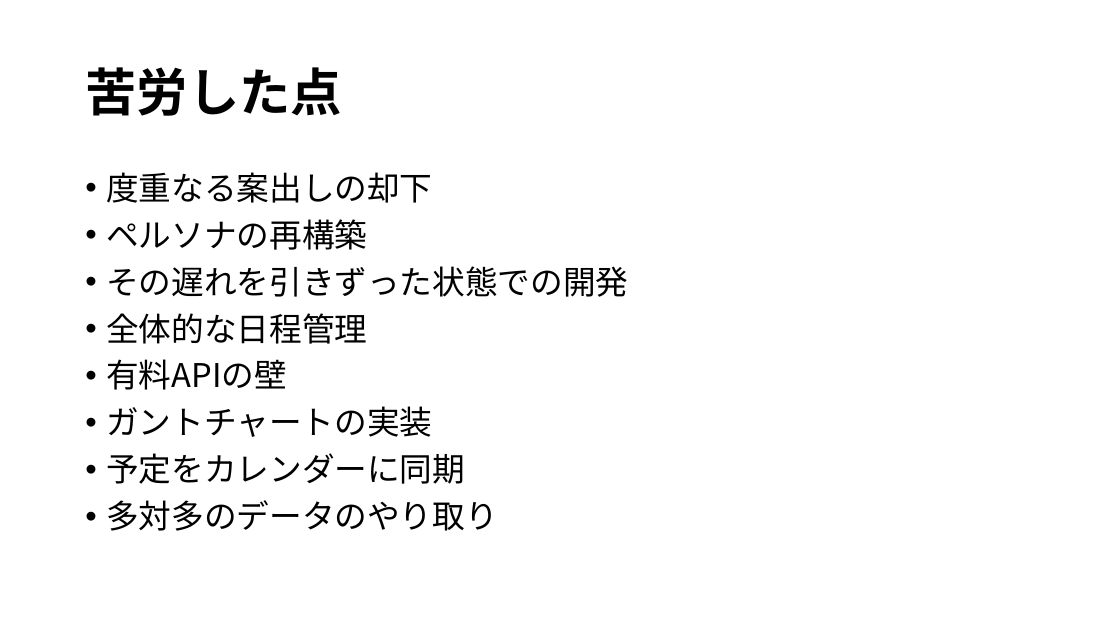
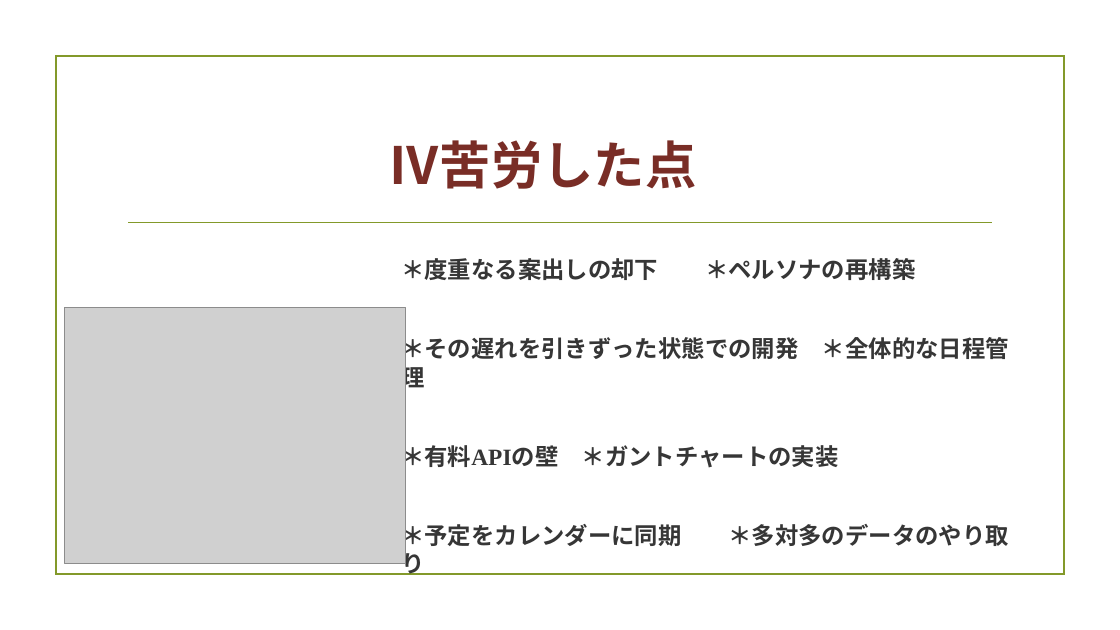
Before and after one commit to plusdojo2025/A5, a slide deck: slide 6 of documents/発表準備/6月成果発表会.pptx. Drawn at 1120x630 pixels with LibreOffice and Linux fonts; fonts in the diff are those of the drawing; grey boxes stand for pictures; background and template pictures are left out. Boxes give left, top, right and bottom in pixels: in the first picture for what was removed or moved away, otherwise in the second. Text is boxed around its words. In the diff, an @@ line names an element or a change of style, - is before the commit and + after.

```diff
--- a/documents/発表準備/6月成果発表会.pptx
+++ b/documents/発表準備/6月成果発表会.pptx
@@ rectangle added at [55,56,1064,575], outline #83992A 1.25 pt @@
@@ title removed at [85,67,342,116] @@
-苦労した点
@@ text added at [388,140,696,189], 44 pt, text #7A2D26, bold @@
+Ⅳ苦労した点
@@ line added from (129, 223) to (992, 223), #83992A 1.25 pt @@
@@ text at [401,258,1009,551]: text changed; size 28 to 20 pt; font Noto Sans CJK JP to Times New Roman; text colour #000000 to #363636; bold on @@
-• 度重なる案出しの却下
-• ペルソナの再構築
-• その遅れを引きずった状態での開発
-• 全体的な日程管理
-• 有料APIの壁
-• ガントチャートの実装
-• 予定をカレンダーに同期
-• 多対多のデータのやり取り
+＊度重なる案出しの却下 ＊ペルソナの再構築
+＊その遅れを引きずった状態での開発 ＊全体的な日程管理
+＊有料APIの壁 ＊ガントチャートの実装
+＊予定をカレンダーに同期 ＊多対多のデータのやり取り
@@ picture added at [64,308,406,564] @@
```
Also in this commit, not shown: 6 other slides changed, 1 slide added, 1 slide removed, 4 other files.
